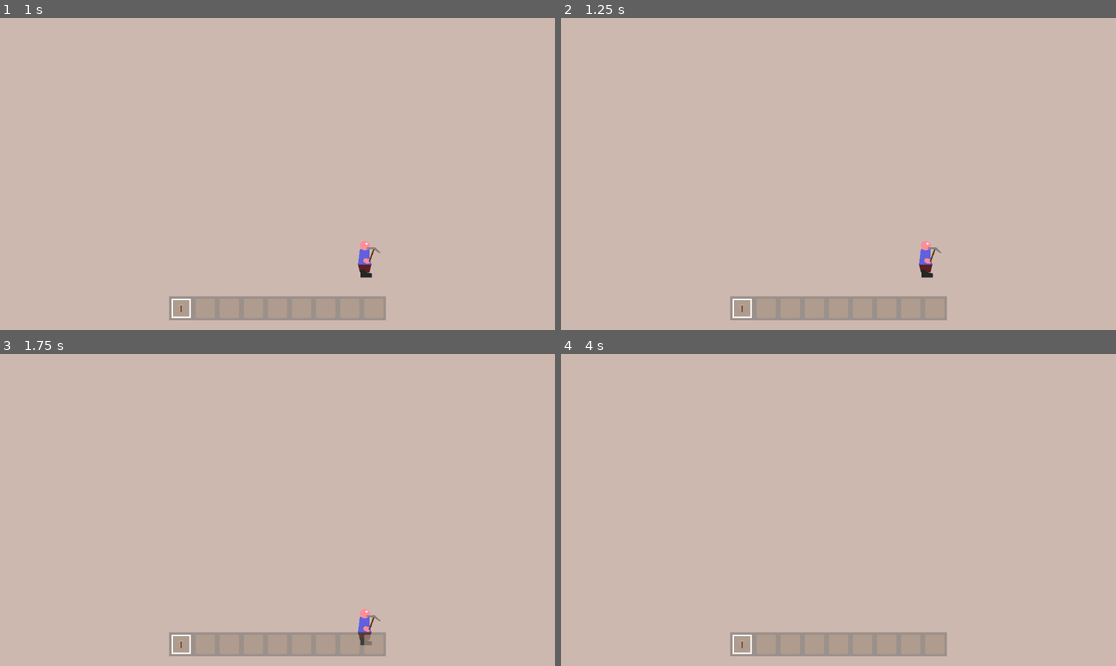
Above: before the commit, frames 1-4 (two rows, left to right).
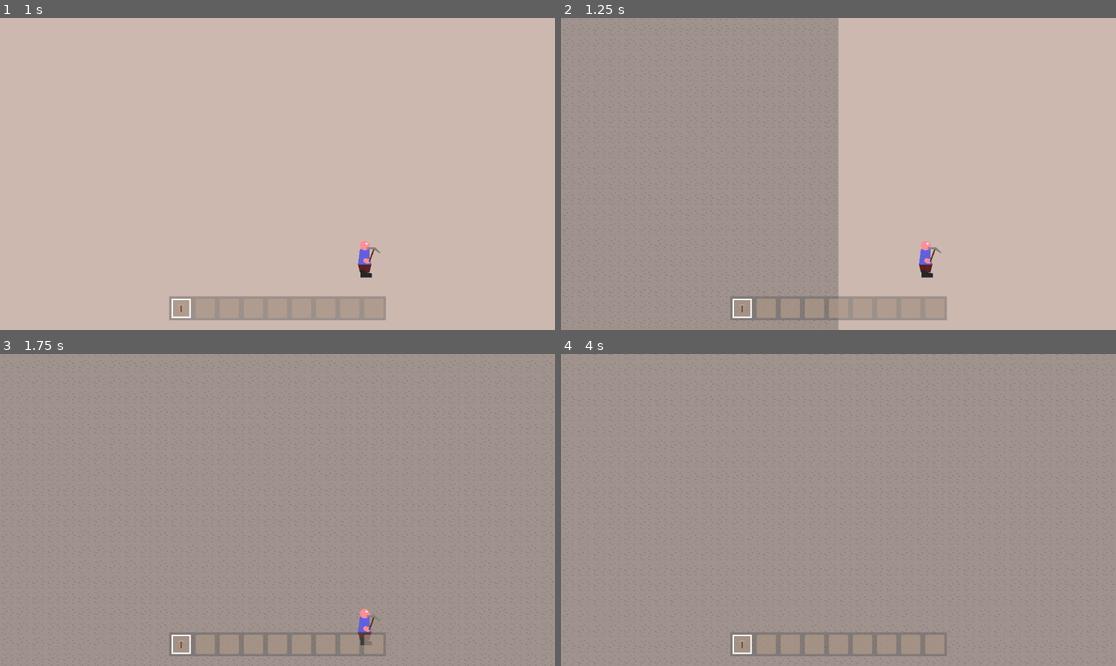
Above: after the commit, the same moments.

Repository: Griiimon/2D-Mining-Sandbox
Game: Godot game, scene res://scenes/game.tscn
Same seed, same stepped clock (60 frames per second), same inputs: the game is played once before the commit and once after it.
Inputs (mouse positions are in pixels of both pictures, inside the frame that each line leads up to):
- Up to frame 1 (1 s): tap Enter at 0.5 s; move the mouse to (399, 158) at 0.52 s; hold D (right) from 0.53 s (still down); tap X (drop_item) at 0.6 s; click (399, 158) at 0.67 s; tap Up (jump) at 0.77 s
- Up to frame 2 (1.25 s): keep holding D (right)
- Up to frame 3 (1.75 s): keep holding D (right); move the mouse to (166, 525) at 1.27 s; tap F (interact) at 1.35 s; tap Up (jump) at 1.52 s
- Up to frame 4 (4 s): tap Space at 2, 3.5 s; move the mouse to (894, 441) at 2.02 s; release D (right) at 2.03 s; hold A (left) 2.03-2.78 s; tap E (next_hotbar_item) at 2.1 s; tap Enter at 2.75 s; move the mouse to (810, 572) at 2.77 s; hold D (right) from 2.78 s (still down); tap Q (previous_hotbar_item) at 2.85 s; click (810, 572) at 2.92 s; tap Up (jump) at 3.02, 3.77 s; move the mouse to (1005, 556) at 3.52 s; tap X (drop_item) at 3.6 s

Frame 1 is identical in both runs. In frame 2, 49% of the frame differs, in the area x 0-50%, y 0-100%; in frame 3, 98%; in frame 4, 98%, in the area x 0-100%, y 0-100%.

Commit message:
Update terrain_generator.gd

Diff:
--- a/scripts/resources/terrain_generator.gd
+++ b/scripts/resources/terrain_generator.gd
@@ -18,7 +18,8 @@
 	var block: Block
 
 	for instruction in instructions:
-		block= instruction.get_block(pos)
+		var new_block: Block= instruction.get_block(pos)
+		block= new_block if new_block else block
 
-	if not block: return -1
+	if not block or block.is_air: return -1
 	return DataManager.blocks.find(block)
